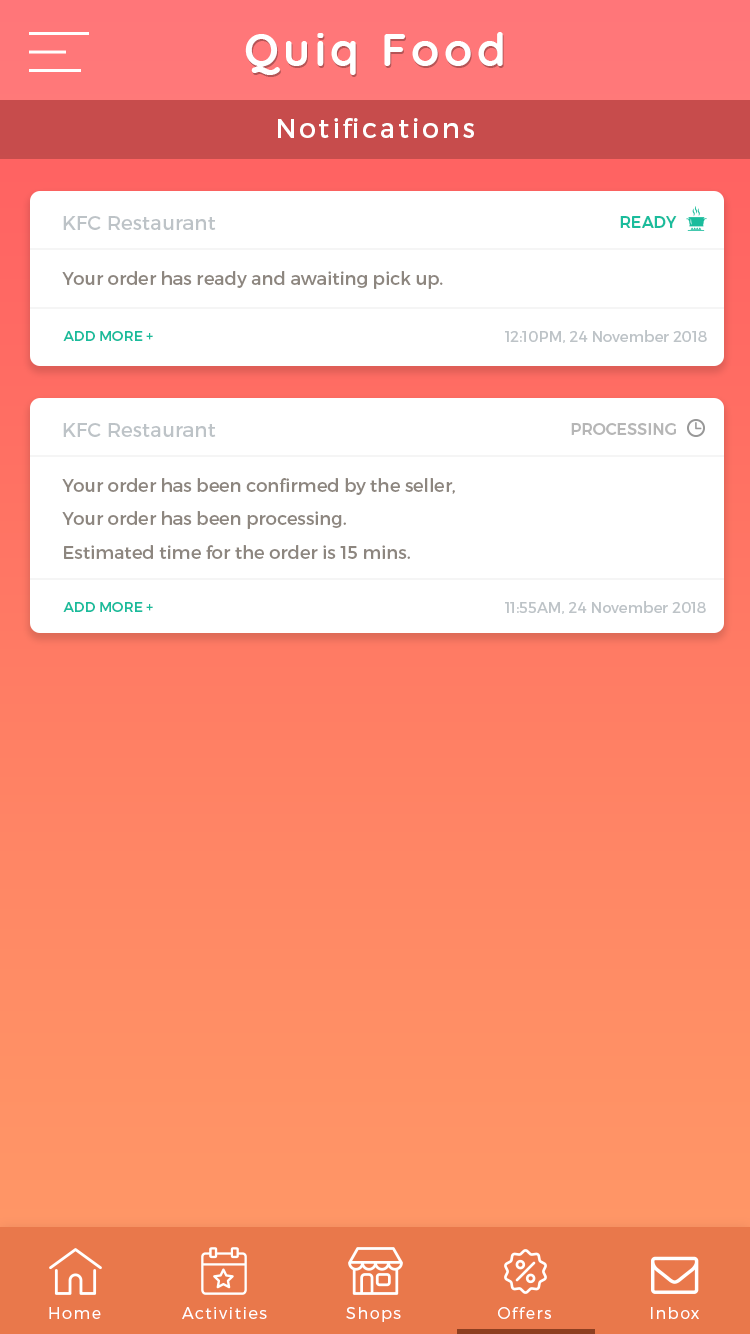
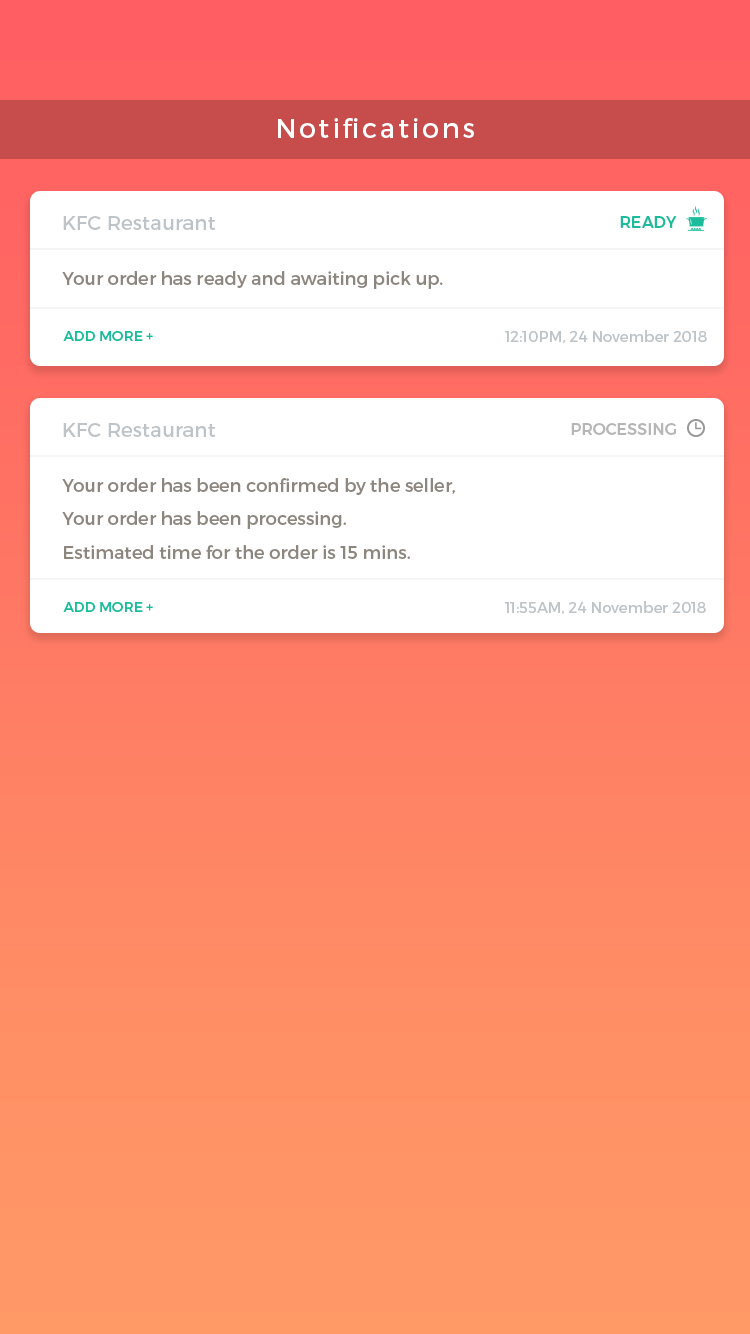
Before/after of a 750x1334 layered artwork. What changed in the layer stack:
painted on "Rounded Rectangle 1" (1st of 2, in "Group 4 copy 2"), masked it over [62, 478, 455, 612]
painted on "Rounded Rectangle 1" (2nd of 2, in "Group 4"), masked it over [62, 271, 443, 341]
removed group "Group 1" (15 layers) over [0, 0, 750, 1334]
removed layer "Rectangle 3" from group "Group 1" over [457, 1329, 595, 1334]
removed layer "event" from group "Group 1" over [201, 1247, 247, 1295]
removed layer "envelope-of-white-paper" from group "Group 1" over [651, 1256, 699, 1294]
removed layer "discount" from group "Group 1" over [504, 1249, 547, 1294]
removed layer "shop" from group "Group 1" over [348, 1247, 403, 1295]
removed layer "home" from group "Group 1" over [49, 1248, 102, 1295]
removed layer "Inbox" from group "Group 1" over [651, 1307, 699, 1319]
removed layer "Offers" from group "Group 1" over [498, 1307, 551, 1319]
removed layer "Shops" from group "Group 1" over [346, 1307, 401, 1322]
removed layer "Activities" from group "Group 1" over [182, 1307, 267, 1319]
removed layer "Home" from group "Group 1" over [49, 1307, 101, 1319]
removed layer "Color Fill 6" from group "Group 1" over [0, 1227, 750, 1334]
removed layer "Quiq Food" from group "Group 1" over [245, 32, 503, 75]
removed layer "Color Fill 1" from group "Group 1" over [29, 32, 89, 72]
removed layer "Color Fill 2" (was 15%) from group "Group 1" over [0, 0, 750, 100]
masked "Rectangle 2" over [281, 118, 474, 138]
